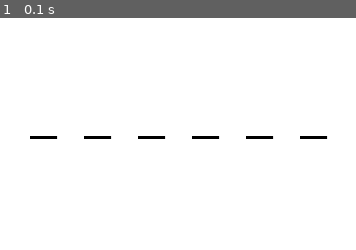
Above: before the commit, frame 1.
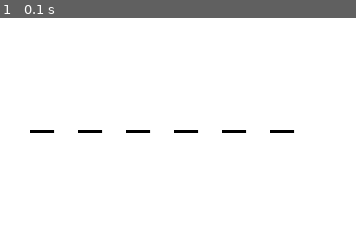
Above: after the commit, the same moment.

Repository: Filip-git/Python-Hangman-Pygame
Game: pygame game, started from main.py
Two runs of this game, one before a commit and one after it. Both use one fixed random seed, a clock stepped at 60 frames per second and the inputs below.
Inputs:
- Up to frame 1 (0.1 s): no input
The pictures show only the part of the screen within x 46-96%, y 25-75%; the shares and areas given below are measured in that part.

The runs differ from the first frame. In frame 1, 1.1% of the frame differs, in the area x 8-92%, y 48-53%.

Commit message:
Assets grouping and minor changes

Diff:
--- a/main.py
+++ b/main.py
@@ -1,24 +1,27 @@
 import pygame
 import math
 import random
+import os
 from pygame import mixer  #import za zvukove
-pygame.mixer.init()   #import za zvukove
+pygame.mixer.init()       #import za zvukove
 
 #setup prozora programa
 pygame.init()
 WIDTH, HEIGHT = 800, 500                           #inicijalizacija varijabli koje ću koristiti kao visinu i širinu prozora programa. Velikim slovom jer su to konstantne i neće se mijenjati nikako
 PROZOR = pygame.display.set_mode((WIDTH, HEIGHT))  #inicijalizacija prozora
-pygame.display.set_caption("HANGMAN PYGAME")       #naslov prozora programa
+pygame.display.set_caption("HANGMAN PYGAME - FILIP OROZ")       #naslov prozora programa
 
-pozadinski_zvuk = pygame.mixer.music.load ("pozadinski.mp3")  #pozadinska muzika
-pygame.mixer.music.play(-1)                                   #pozadinska muzika na loop
+#pozadinska muzika
+music = pygame.mixer.music.load(os.path.join("zvukovi", 'pozadinski.mp3')) #odabir pjesme iz direktorija "zvukovi"
+pygame.mixer.music.play(-1)                                                #pozadinska muzika na loop
+
 
 # varijable za buttone
 RADIUS = 20
 RAZMAK = 15
 slova = []  #lista u koju ću staviti sva slova
-startx = round((WIDTH - (RADIUS * 2 + RAZMAK) * 13) / 2)
-starty = 400
+startx = round((WIDTH - (RADIUS * 2 + RAZMAK) * 13) / 2) #koordinata x
+starty = 400 #koordinata y
 A = 65 #prvo slovo
 
 for i in range (26):
@@ -29,14 +32,15 @@
 
 #fontovi
 slova_font = pygame.font.SysFont('comicsans', 40)            #font i veličina slova
-rijec_font = pygame.font.SysFont('dejavusansmono', 45)       #font i veličina rijeci
+rijec_font = pygame.font.SysFont('dejavusansmono', 40)       #font i veličina rijeci
 naslov_font = pygame.font.SysFont('comicsans', 70)           #font i veličina naslova
+potpis_font = pygame.font.SysFont('javanesetext', 65)           #font i veličina potpisa
 
 
 #učitavanje slika
 images = [] #lista slika
 for i in range(7):
-    image = pygame.image.load("hangman" + str(i) + ".png")
+    image = pygame.image.load(os.path.join("Slike","hangman" + str(i) + ".png"))
     images.append(image)          #dodavanje slike u listu
 
 
@@ -50,6 +54,7 @@
 #boje
 BIJELA = (255,255,255)  #varijabla bijele RGB boje
 CRNA = (0,0,0)          #varijabla crne RGB boje
+POTPIS_BOJA = (31,206,170) #varijabla boje potpisa
 
 
 # setup game loop
@@ -92,6 +97,8 @@
      PROZOR.fill(BIJELA)     #ispuni ekran samo bijelom bojom
      text = rijec_font.render(poruka, 1, CRNA) #render teksta
      PROZOR.blit(text, (WIDTH/2 - text.get_width()/2, HEIGHT/2 - text.get_height()/2 )) #blitanje na ekran
+     potpis = potpis_font.render("Filip Oroz", 1 , POTPIS_BOJA)    #render texta za potpis
+     PROZOR.blit(potpis, (WIDTH/2 - potpis.get_width()/2, 395 )) #blitanje texta potpisa na prozor
      pygame.display.update()  #update ekrana
      pygame.time.delay(3000)  #3sec delay, 3 sec trajanje teksta
 
@@ -112,10 +119,10 @@
                         slovo[3] = False     #ne pokazuj slovo
                         pogodeno.append(ltr) #dodaj ga u listu slova "pogodeno"
                         if ltr in riječ:
-                            pogodak = mixer.Sound('pogodak.wav')  #inicijalizacija zvuka pogotka
+                            pogodak = mixer.Sound(os.path.join("zvukovi",'pogodak.wav'))  #inicijalizacija zvuka pogotka
                             pogodak.play() #puštanje zvuka pogotka
                         if ltr not in riječ: #ako odabrano slovo nije u traženoj riječi
-                            kiks = mixer.Sound('pogresno_slovo.wav')  #inicijalizacija zvuka pogreške
+                            kiks = mixer.Sound(os.path.join("zvukovi",'pogresno_slovo.wav'))  #inicijalizacija zvuka pogreške
                             kiks.play() #puštanje zvuka pogreške
                             hangman_status += 1 #povecaj hangman_status za 1, tj. promijeni sliku iz liste za 1
 
@@ -128,13 +135,15 @@
             break #izlazak iz petlje
 
     if pobjeda:
-        win = mixer.Sound('win.wav')  #inicijalizacija zvuka pobjede
+        pygame.mixer.music.stop()
+        win = mixer.Sound(os.path.join("zvukovi",'win.wav'))  #inicijalizacija zvuka pobjede
         win.play() #puštanje zvuka pobjede
         ispis_poruke("Pobjeda!") #metoda s parametrom pobjeda
         break
 
     if hangman_status == 6:
-        gameover = mixer.Sound('gameover.wav')  #inicijalizacija gameover zvuka
+        pygame.mixer.music.stop()
+        gameover = mixer.Sound(os.path.join("zvukovi",'gameover.wav'))  #inicijalizacija gameover zvuka
         gameover.play() #puštanje gameover zvuka
         ispis_poruke("Izgubili ste!") #metoda s parametrom izgubili ste
         break
Renamed: hangman0.png -> Slike/hangman0.png
Renamed: hangman1.png -> Slike/hangman1.png
Renamed: hangman2.png -> Slike/hangman2.png
Renamed: hangman3.png -> Slike/hangman3.png
Renamed: hangman4.png -> Slike/hangman4.png
Renamed: hangman5.png -> Slike/hangman5.png
Renamed: hangman6.png -> Slike/hangman6.png
Not shown, added: Zvukovi/gameover.wav
Not shown, added: Zvukovi/pogodak.wav
Not shown, added: Zvukovi/pogresno_slovo.wav
Not shown, added: Zvukovi/pozadinski.mp3
Not shown, added: Zvukovi/win.wav
